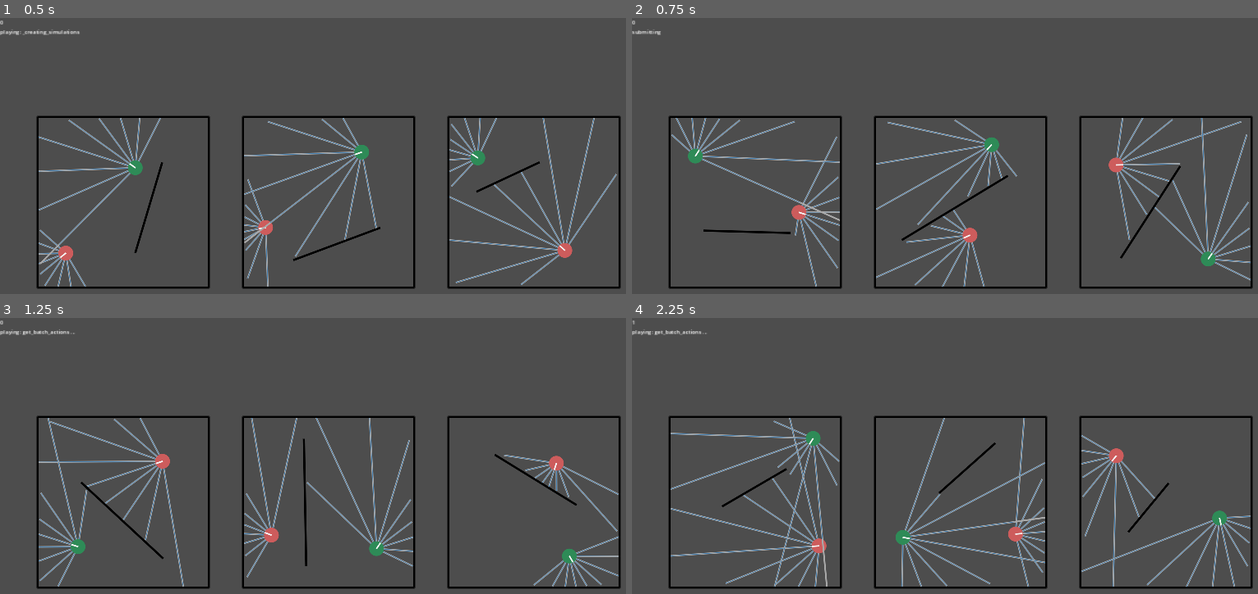
Above: before the commit, frames 1-4 (two rows, left to right).
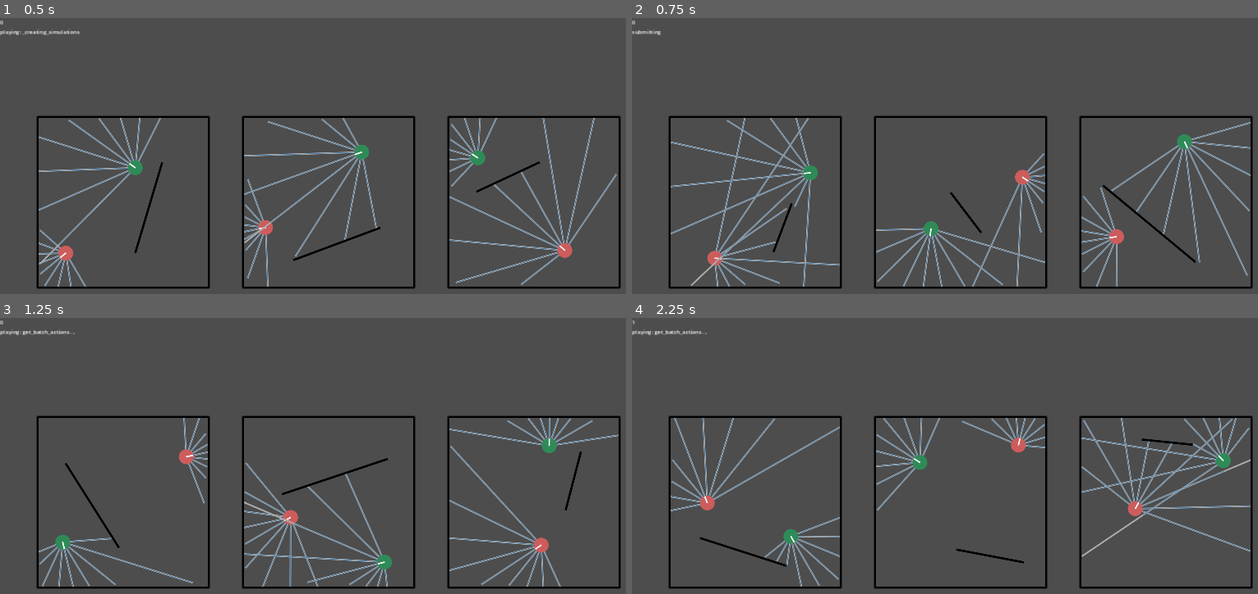
Above: after the commit, the same moments.

Repository: stokatyan/godot-ai
Game: Godot game, scene res://FindCoinGame/FCGEnv.tscn
The game is run twice, just before and just after one commit, with the same random seed, the same clock (stepped at 60 frames per second) and the same inputs.
Inputs:
- Up to frame 1 (0.5 s): no input
- Up to frame 2 (0.75 s): tap Enter at 0.5 s; hold D from 0.53 s (still down); tap 2 at 0.6 s
- Up to frame 3 (1.25 s): keep holding D; tap Space at 0.77 s
- Up to frame 4 (2.25 s): tap Space at 1.25, 1.52 s; release D at 1.28 s; hold S 1.28-2.03 s; tap 2 at 1.35 s; tap Enter at 2 s; hold D from 2.03 s (still down); tap 3 at 2.1 s

Frame 1 is identical in both runs. In frame 2, 8.7% of the frame differs, in the area x 6-99%, y 36-98%; in frame 3, 7.6%; in frame 4, 8.5%.
Error in both runs: Cannot call method 'poll' on a null value. (res://AI/AIServerTCP.gd:40)

Commit message:
rebalance scoring

Diff:
--- a/godot-ai-client/FindCoinGame/FCGEnv.gd
+++ b/godot-ai-client/FindCoinGame/FCGEnv.gd
@@ -87,10 +87,10 @@
 	return FCGSimulation.new() as FCGSimulation
 
 func get_simulation_count() -> int:
-	return 45
+	return 50
 
 func get_steps_in_round() -> int:
-	return 60
+	return 55
 
 func get_state_dim(_agent_name: String) -> int:
 	if _agent_name == _example_sim.get_agent_names()[0]:
--- a/godot-ai-client/FindCoinGame/FCGSimulation.gd
+++ b/godot-ai-client/FindCoinGame/FCGSimulation.gd
@@ -309,12 +309,12 @@
 func get_score(agent_index: int) -> float:
 	if agent_index == 0:
 		if is_game_complete(agent_index):
-			return 1.0
-		return -1.0
+			return 50.0
+		return -10.0
 	else:
 		if is_game_complete(agent_index):
-			return -1.0
-		return 1.0
+			return -10.0
+		return 10.0
 
 ## Check if p2 will overlap the line from p1 to p3
 func _will_overlap(p1: Vector2, p3: Vector2, p2: Vector2, r: float):
